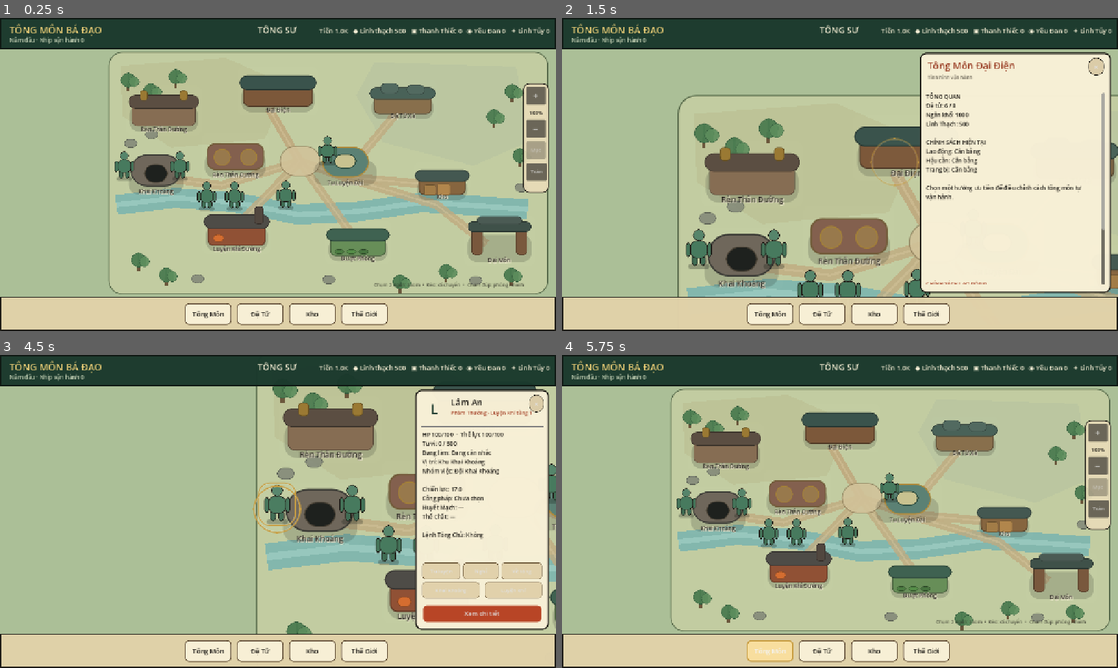
Above: before the commit, frames 1-4 (two rows, left to right).
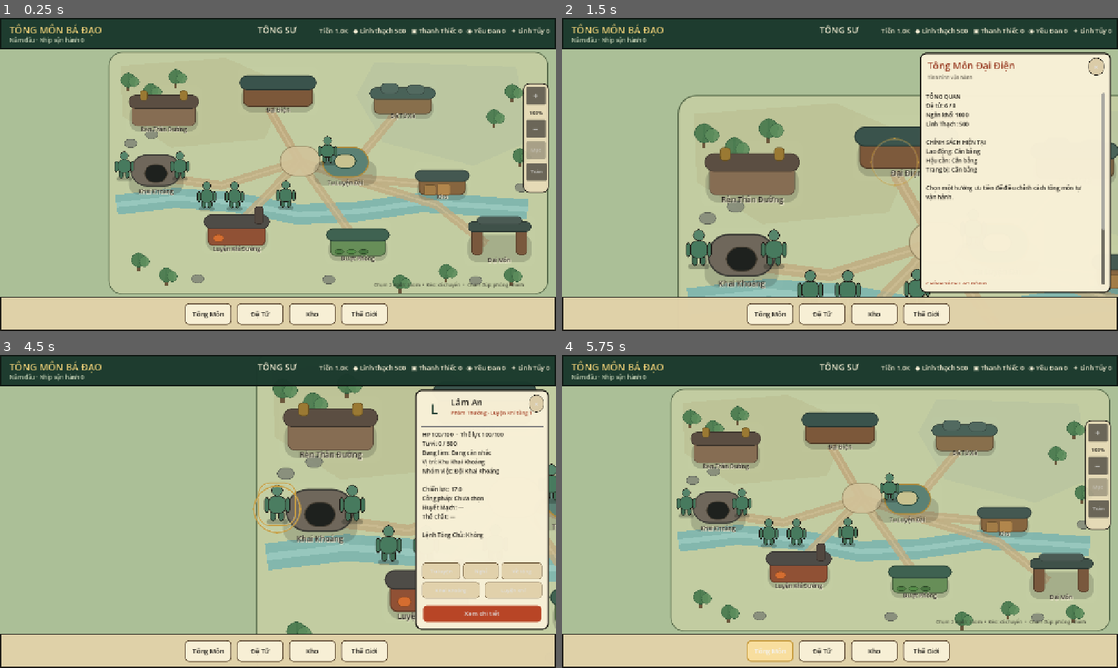
Above: after the commit, the same moments.

Repository: vuanhtuan161094-byte/TongMonBaDao
Game: Godot game, scene res://scenes/p3/p3_2_landscape_sect.tscn
The game is run twice, just before and just after one commit, with the same random seed, the same clock (stepped at 60 frames per second) and the same inputs.
Inputs (mouse positions are in pixels of both pictures, inside the frame that each line leads up to):
- Up to frame 1 (0.25 s): no input
- Up to frame 2 (1.5 s): click (840, 89) at 0.5 s; click (1073, 161) at 1.25 s
- Up to frame 3 (4.5 s): click (189, 511) at 2.02 s; click (428, 667) at 2.75 s; click (322, 589) at 3.5 s; click (278, 495) at 4.27 s
- Up to frame 4 (5.75 s): click "Tông Môn" at 5 s

The runs differ from the first frame. In frame 1, 1.1% of the frame differs, in the area x 37-48%, y 40-52%; in frame 2, 2.0%, in the area x 44-59%, y 63-80%; in frame 3, 0.7%; in frame 4, 1.1%.

Commit message:
fix(dv2-03e3): retain one clickable Ren Than building and one truthful map detail

Diff:
--- a/godot/src/presentation/p3_1_landscape_sect.gd
+++ b/godot/src/presentation/p3_1_landscape_sect.gd
@@ -270,7 +270,6 @@
         {"id":"residence", "name":"Đệ Tử Xá", "pos":Vector2(848, 142), "size":Vector2(158, 96), "body":Color(0.53, 0.43, 0.29, 1.0), "roof":Color(0.28, 0.38, 0.34, 1.0), "kind":"residence"},
         {"id":"ren_than_duong", "name":"Rèn Thân Đường", "pos":Vector2(290, 157), "size":Vector2(174, 112), "body":Color(0.52, 0.42, 0.32, 1.0), "roof":Color(0.35, 0.30, 0.25, 1.0), "kind":"body_training"},
         {"id":"cultivation", "name":"Tu Luyện Đài", "pos":Vector2(715, 288), "size":Vector2(160, 104), "body":Color(0.35, 0.50, 0.45, 1.0), "roof":Color(0.68, 0.61, 0.40, 1.0), "kind":"platform"},
-        {"id":"ren_than_duong", "name":"Rèn Thân Đường", "pos":Vector2(464, 266), "size":Vector2(156, 108), "body":Color(0.51, 0.37, 0.30, 1.0), "roof":Color(0.59, 0.47, 0.29, 1.0), "kind":"training"},
         {"id":"warehouse", "name":"Kho", "pos":Vector2(952, 332), "size":Vector2(132, 92), "body":Color(0.52, 0.39, 0.24, 1.0), "roof":Color(0.26, 0.34, 0.31, 1.0), "kind":"warehouse"},
         {"id":"forge", "name":"Luyện Khí Đường", "pos":Vector2(466, 432), "size":Vector2(158, 112), "body":Color(0.56, 0.31, 0.20, 1.0), "roof":Color(0.30, 0.29, 0.27, 1.0), "kind":"forge"},
         {"id":"medicine", "name":"Dược Phòng", "pos":Vector2(748, 466), "size":Vector2(152, 100), "body":Color(0.40, 0.55, 0.34, 1.0), "roof":Color(0.24, 0.38, 0.31, 1.0), "kind":"medicine"},
@@ -325,22 +324,6 @@
             _add_building_block(holder, Vector2(6, h * 0.18), Vector2(w - 12, h * 0.28), roof, 14)
             _add_building_block(holder, Vector2(32, 10), Vector2(18, 23), GOLD.darkened(0.23), 5)
             _add_building_block(holder, Vector2(w - 50, 10), Vector2(18, 23), GOLD.darkened(0.23), 5)
-        "training":
-            # A dedicated two-station exercise yard, visually distinct from
-            # the single core of the Tu Luyện Đài. The art is procedural.
-            var floor_panel := Panel.new()
-            floor_panel.position = Vector2(12, 22)
-            floor_panel.size = Vector2(w - 24, h * 0.57)
-            floor_panel.mouse_filter = Control.MOUSE_FILTER_IGNORE
-            floor_panel.add_theme_stylebox_override("panel", _style(body, roof.darkened(0.25), 3, 18))
-            holder.add_child(floor_panel)
-            for station in range(2):
-                var training_pad := Panel.new()
-                training_pad.position = Vector2(28 + station * 61, 35)
-                training_pad.size = Vector2(39, 39)
-                training_pad.mouse_filter = Control.MOUSE_FILTER_IGNORE
-                training_pad.add_theme_stylebox_override("panel", _style(roof, GOLD.darkened(0.18), 2, 18))
-                holder.add_child(training_pad)
         "mine":
             var rock := Panel.new()
             rock.position = Vector2(12, 10)
@@ -658,7 +641,6 @@
         SectMapPresentation.DEST_RESIDENCE: return "Đệ Tử Xá"
         SectMapPresentation.DEST_CULTIVATION: return "Tu Luyện Đài"
         SectMapPresentation.DEST_BODY_TRAINING: return "Rèn Thân Đường"
-        SectMapPresentation.DEST_BODY_TRAINING: return "Rèn Thân Đường"
         SectMapPresentation.DEST_WAREHOUSE: return "Kho Tông Môn"
         SectMapPresentation.DEST_FORGE: return "Luyện Khí Đường"
         SectMapPresentation.DEST_MEDICINE: return "Dược Phòng"
@@ -690,16 +672,6 @@
             return "Cấp: %d\nChỗ luyện: %d/%d\nLinh Thạch: %d\nMỗi phút: 1 Linh Thạch → 1.500 EXP Luyện Thể nền.\nKhông cấp EXP nếu chưa có lượt huấn luyện thật." % [hall.level, owners.size(), BuildingSystem.new().worker_slots(hall), state.sect.spirit_stones]
         SectMapPresentation.DEST_CULTIVATION:
             return "Đang tu luyện/phá cảnh: %d\n\nĐệ tử tới đây để tu luyện và chuẩn bị phá cảnh khi đủ điều kiện." % [_count_actions([&"CULTIVATE", &"BREAKTHROUGH"])]
-        SectMapPresentation.DEST_BODY_TRAINING:
-            var hall := BuildingSystem.new().primary_building(state, BuildingSystem.TYPE_BODY_TRAINING)
-            if hall == null:
-                return "Rèn Thân Đường chưa sẵn sàng trong thế giới đang tải."
-            var buildings := BuildingSystem.new()
-            return "Cấp %d · Vị trí: %d/%d\nLinh Thạch Tông Môn: %d\nĐang huấn luyện: %d\n\nMỗi phút thực tập hợp lệ: -1 Linh Thạch, +1.500 EXP Luyện Thể nền." % [
-                hall.level, buildings.assigned_worker_ids(state, hall).size(),
-                buildings.worker_slots(hall), state.sect.spirit_stones,
-                _count_action(&"TRAIN_BODY")
-            ]
         SectMapPresentation.DEST_RESIDENCE:
             return "Đệ tử đang nghỉ: %d\nSức chứa chỗ ở: %d\n\nNghỉ ngơi giúp hồi thể lực và một phần thương thế." % [_count_action(&"REST"), state.sect.lodging_capacity]
         SectMapPresentation.DEST_MEDICINE:
